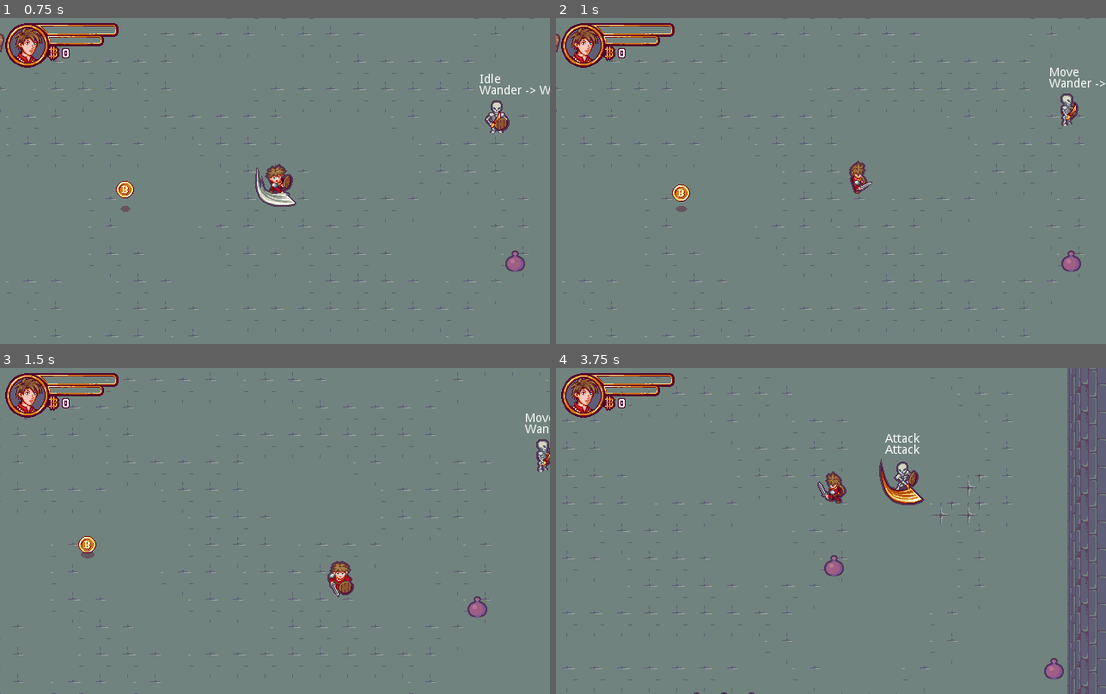
Above: before the commit, frames 1-4 (two rows, left to right).
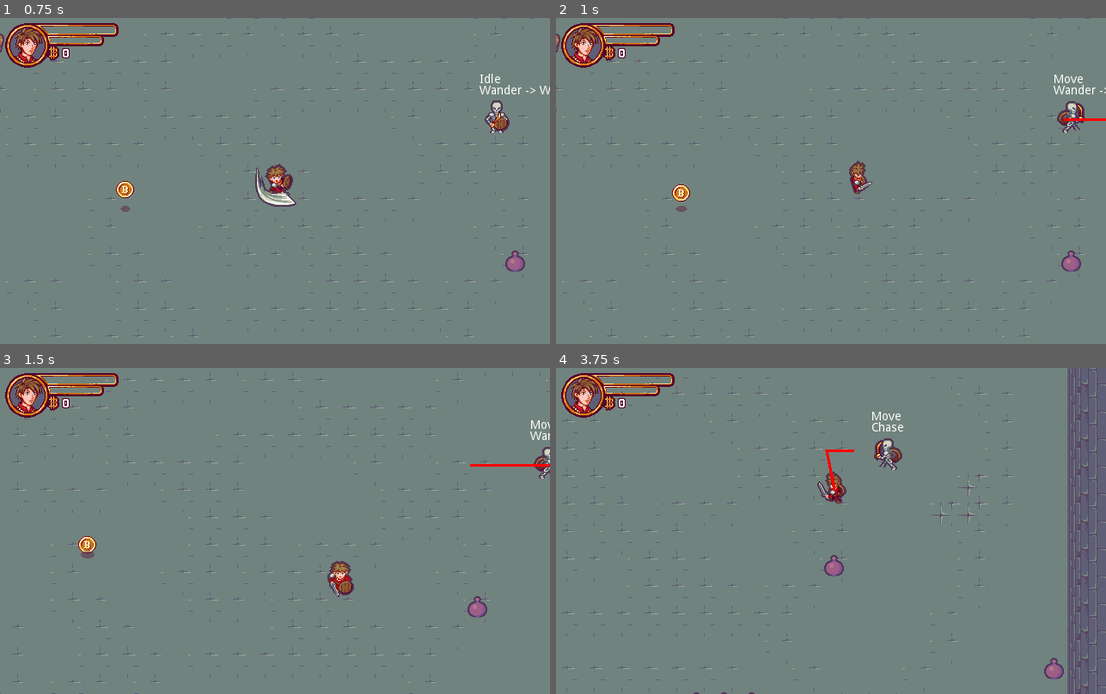
Above: after the commit, the same moments.

Repository: Franofarion/Godot-2D-ZeldIsaac-Tutorial
Game: Godot game, scene res://Scenes/Levels/Level.tscn
Two runs of this game, one before a commit and one after it. Both use one fixed random seed, a clock stepped at 60 frames per second and the inputs below. Sound files missing from this copy of the repository are replaced by a short silence.
Inputs:
- Up to frame 1 (0.75 s): tap Enter (ui_accept) at 0.5 s; hold Right (ui_right) from 0.53 s (still down)
- Up to frame 2 (1 s): keep holding Right (ui_right); tap Enter (ui_accept) at 0.77 s
- Up to frame 3 (1.5 s): release Right (ui_right) at 1.28 s; hold Down (ui_down) from 1.28 s (still down)
- Up to frame 4 (3.75 s): tap Enter (ui_accept) at 1.52, 3.02 s; release Down (ui_down) at 2.03 s; hold Right (ui_right) 2.03-2.78 s; hold Up (ui_up) 2.78-3.53 s; hold Left (ui_left) from 3.53 s (still down)

Frame 1 is identical in both runs. In frame 2, 0.7% of the frame differs, in the area x 89-100%, y 15-36%; in frame 3, 0.5%; in frame 4, 1.3%, in the area x 48-68%, y 13-43%.

Commit message:
pathfinder debug

Diff:
--- a/Scenes/Actors/Enemy/Enemy.gd
+++ b/Scenes/Actors/Enemy/Enemy.gd
@@ -4,6 +4,7 @@
 onready var behaviour_tree = $BehaviourTree
 onready var chase_area = $ChaseArea
 onready var attack_area = $AttackArea
+onready var path_line = $PathLine
 
 var target : Node2D = null
 var path : Array = []
@@ -41,6 +42,8 @@
 	__ = connect("target_in_attack_area_changed", self, "_on_target_in_attack_area_changed")
 	__ = state_machine.connect("state_changed", self, "_on_StateMachine_state_changed")
 
+	path_line.set_as_toplevel(true)
+
 #### LOGIC ####
 
 func _update_target() -> void:
@@ -63,6 +66,9 @@
 		path = [dest]
 	else:
 		path = pathfinder.find_path(global_position, dest)
+
+	if path_line.is_visible():
+		path_line.set_points(path)
 
 func move_along_path(delta: float) -> void:
 	if path.empty():
--- a/Scenes/Actors/Enemy/Enemy.tscn
+++ b/Scenes/Actors/Enemy/Enemy.tscn
@@ -5,9 +5,26 @@
 [node name="Enemy" groups=["Enemy"] instance=ExtResource( 1 )]
 
 [node name="ChaseArea" type="Area2D" parent="." index="4"]
+__meta__ = {
+"_edit_lock_": true
+}
 
 [node name="CollisionShape2D" type="CollisionShape2D" parent="ChaseArea" index="0"]
+__meta__ = {
+"_edit_lock_": true
+}
 
 [node name="AttackArea" type="Area2D" parent="." index="5"]
+__meta__ = {
+"_edit_lock_": true
+}
 
 [node name="CollisionShape2D" type="CollisionShape2D" parent="AttackArea" index="0"]
+__meta__ = {
+"_edit_lock_": true
+}
+
+[node name="PathLine" type="Line2D" parent="." index="6"]
+visible = false
+width = 3.0
+default_color = Color( 1, 0, 0, 1 )
--- a/Scenes/Actors/Enemy/Skeleton/Skeleton.tscn
+++ b/Scenes/Actors/Enemy/Skeleton/Skeleton.tscn
@@ -90,3 +90,6 @@
 
 [node name="CollisionShape2D" parent="AttackArea" index="0"]
 shape = SubResource( 4 )
+
+[node name="PathLine" parent="." index="7"]
+visible = true
--- a/Scenes/Levels/Pathfinder.gd
+++ b/Scenes/Levels/Pathfinder.gd
@@ -36,7 +36,9 @@
 			continue
 
 		var point = point_path[i]
-		var pos = tilemap.map_to_world(point) if i != point_path.size() - 1 else to
+		var world_pos = tilemap.map_to_world(point) + Vector2.ONE * 8
+
+		var pos = world_pos if i != point_path.size() - 1 else to
 		path.append(pos)
 
 	return path
